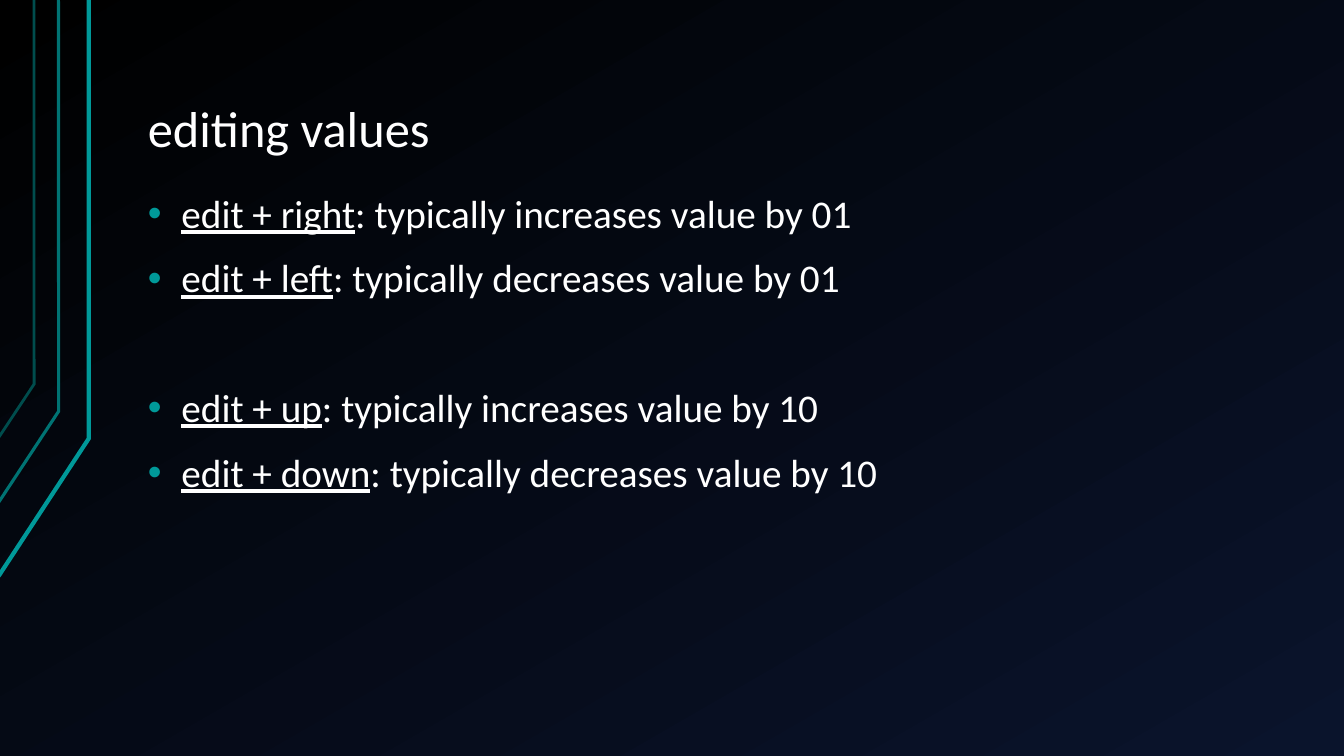
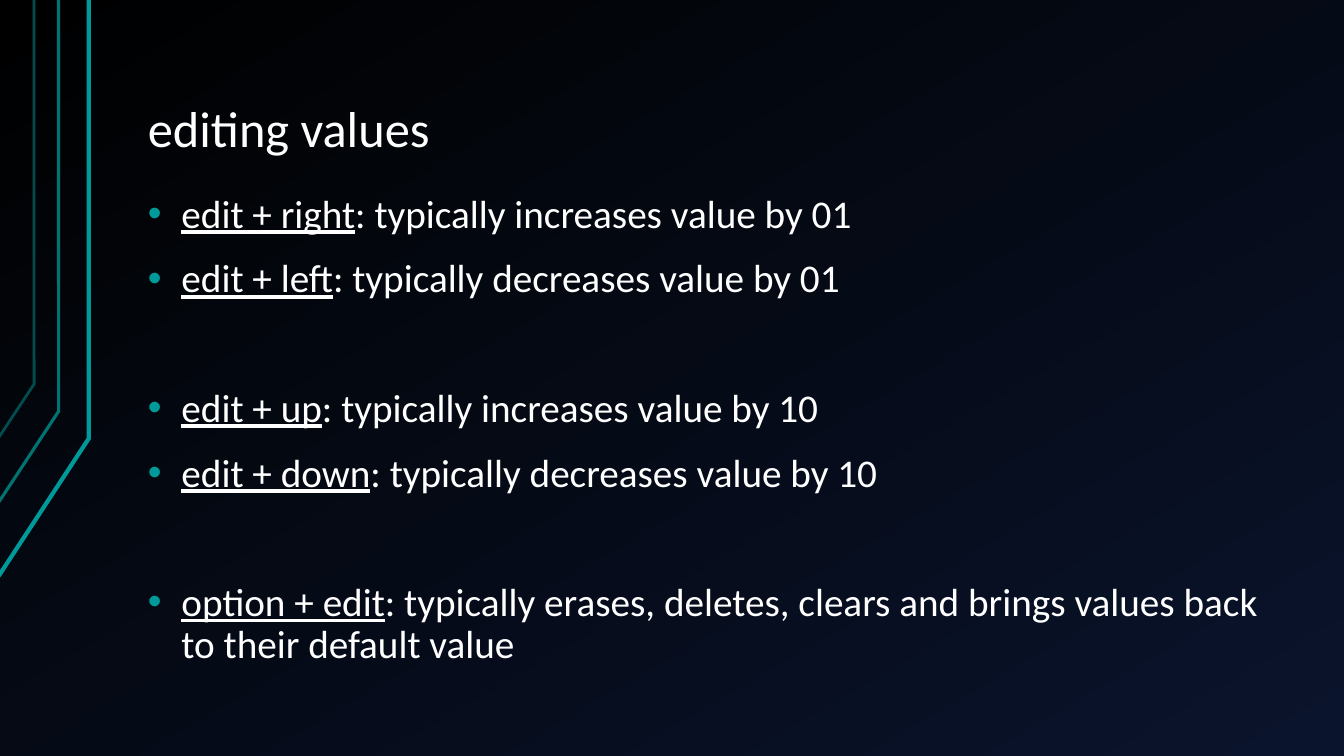
Before and after one commit to jegasus/m8-tracker-workshop, a slide deck: slide 15 of slides_v1.odp (slide 13 before the commit). Drawn at 1344x756 pixels with LibreOffice and Linux fonts; fonts in the diff are those of the drawing. Boxes give left, top, right and bottom in pixels: in the first picture for what was removed or moved away, otherwise in the second. Text is boxed around its words. In the diff, an @@ line names an element or a change of style, - is before the commit and + after.

```diff
--- a/slides_v1.odp
+++ b/slides_v1.odp
@@ text at (x1=181, y1=588, x2=1258, y2=659): paragraph added @@
+• option + edit: typically erases, deletes, clears and brings values back to their default value
```
Also in this commit, not shown: 2 slides added, 1 slide removed.
